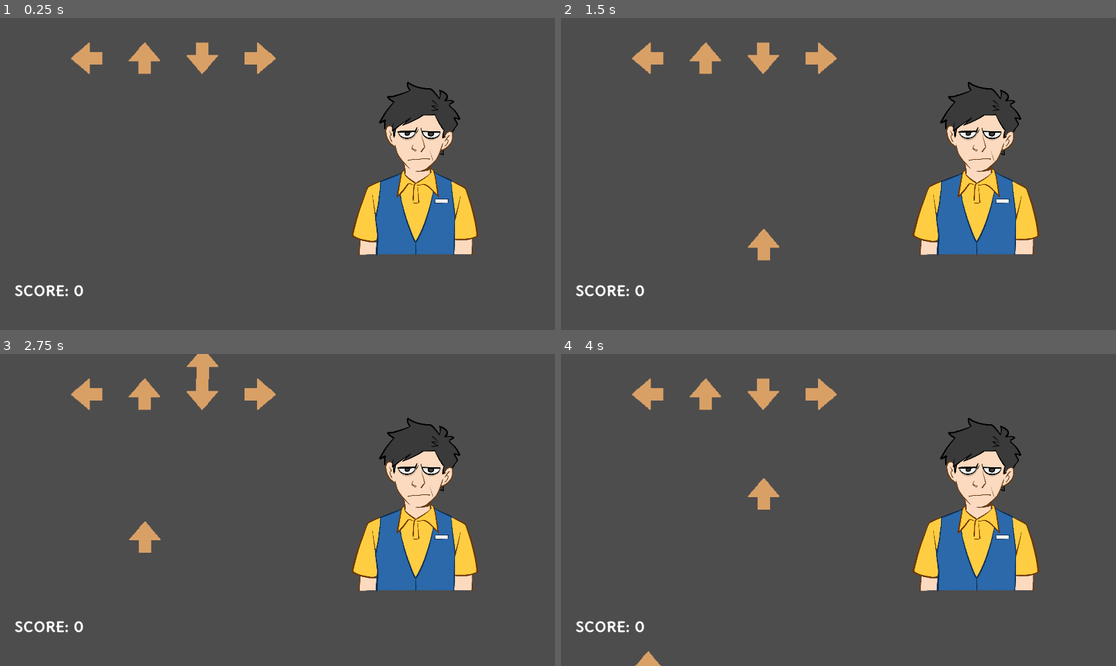
Above: before the commit, frames 1-4 (two rows, left to right).
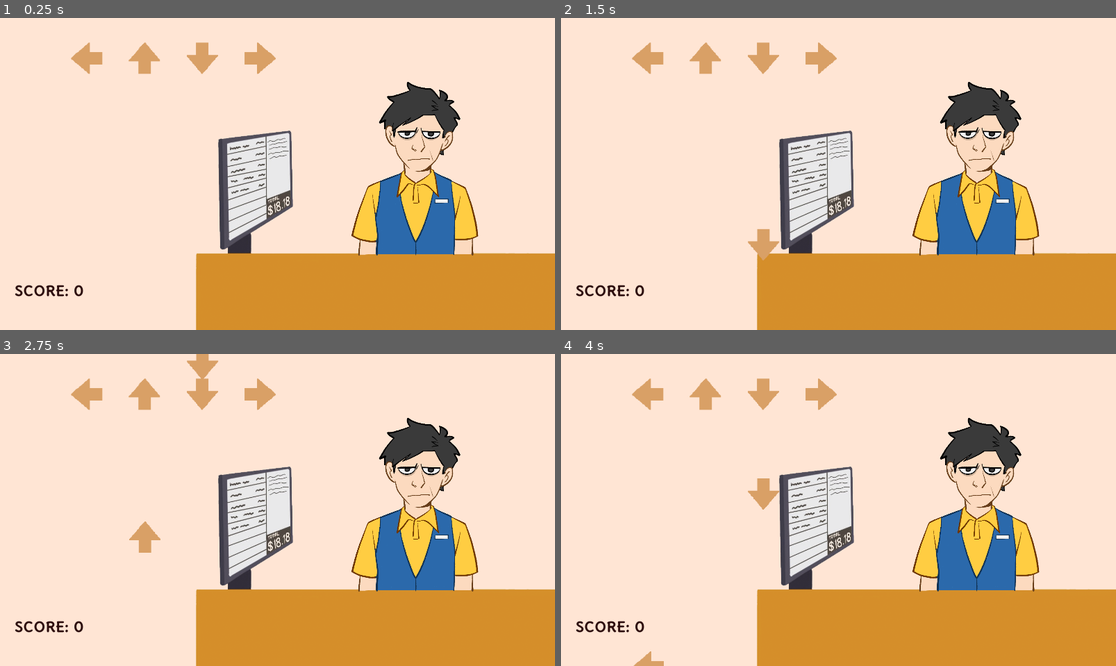
Above: after the commit, the same moments.

Repository: MichelleCDjunaidi/Karen_Simulator
Game: Godot game, scene res://scenes/game.tscn
Two runs of this game, one before a commit and one after it. Both use one fixed random seed, a clock stepped at 60 frames per second and the inputs below.
Inputs:
- Up to frame 1 (0.25 s): no input
- Up to frame 2 (1.5 s): tap Enter at 0.5 s
- Up to frame 3 (2.75 s): no input
- Up to frame 4 (4 s): no input

The runs differ from the first frame. In frame 1, 90% of the frame differs, in the area x 0-100%, y 0-100%; in frame 2, 90%; in frame 3, 90%; in frame 4, 90%.

Commit message:
fine tuning

Diff:
--- /dev/null
+++ b/scenes/ArrowNoteDown.tscn
@@ -0,0 +1,27 @@
+[gd_scene load_steps=5 format=3 uid="uid://mfvoet0qamed"]
+
+[ext_resource type="Script" path="res://scripts/ArrowNote.gd" id="1_2oc68"]
+[ext_resource type="Texture2D" uid="uid://ctlcwnr4nurqf" path="res://frames/arrow-down1.png" id="2_wkvdn"]
+
+[sub_resource type="SpriteFrames" id="SpriteFrames_uwbcj"]
+animations = [{
+"frames": [{
+"duration": 1.0,
+"texture": ExtResource("2_wkvdn")
+}],
+"loop": true,
+"name": &"default",
+"speed": 5.0
+}]
+
+[sub_resource type="RectangleShape2D" id="RectangleShape2D_maptk"]
+
+[node name="Area2D" type="Area2D"]
+script = ExtResource("1_2oc68")
+
+[node name="AnimatedSprite2D" type="AnimatedSprite2D" parent="."]
+sprite_frames = SubResource("SpriteFrames_uwbcj")
+
+[node name="CollisionShape2D" type="CollisionShape2D" parent="."]
+scale = Vector2(1.56332, 1.56332)
+shape = SubResource("RectangleShape2D_maptk")
--- /dev/null
+++ b/scenes/ArrowNoteLeft.tscn
@@ -0,0 +1,27 @@
+[gd_scene load_steps=5 format=3 uid="uid://cm4u4obj8c67d"]
+
+[ext_resource type="Script" path="res://scripts/ArrowNote.gd" id="1_qmiuy"]
+[ext_resource type="Texture2D" uid="uid://dcyfgrxhtikvc" path="res://frames/arrow-left1.png" id="2_wllus"]
+
+[sub_resource type="SpriteFrames" id="SpriteFrames_uwbcj"]
+animations = [{
+"frames": [{
+"duration": 1.0,
+"texture": ExtResource("2_wllus")
+}],
+"loop": true,
+"name": &"default",
+"speed": 5.0
+}]
+
+[sub_resource type="RectangleShape2D" id="RectangleShape2D_maptk"]
+
+[node name="Area2D" type="Area2D"]
+script = ExtResource("1_qmiuy")
+
+[node name="AnimatedSprite2D" type="AnimatedSprite2D" parent="."]
+sprite_frames = SubResource("SpriteFrames_uwbcj")
+
+[node name="CollisionShape2D" type="CollisionShape2D" parent="."]
+scale = Vector2(1.56332, 1.56332)
+shape = SubResource("RectangleShape2D_maptk")
--- /dev/null
+++ b/scenes/ArrowNoteRight.tscn
@@ -0,0 +1,27 @@
+[gd_scene load_steps=5 format=3 uid="uid://cjy7h2slkp01r"]
+
+[ext_resource type="Script" path="res://scripts/ArrowNote.gd" id="1_awfun"]
+[ext_resource type="Texture2D" uid="uid://bkjqvoxif2yt1" path="res://frames/arrow-right1.png" id="2_dkqi3"]
+
+[sub_resource type="SpriteFrames" id="SpriteFrames_uwbcj"]
+animations = [{
+"frames": [{
+"duration": 1.0,
+"texture": ExtResource("2_dkqi3")
+}],
+"loop": true,
+"name": &"default",
+"speed": 5.0
+}]
+
+[sub_resource type="RectangleShape2D" id="RectangleShape2D_maptk"]
+
+[node name="Area2D" type="Area2D"]
+script = ExtResource("1_awfun")
+
+[node name="AnimatedSprite2D" type="AnimatedSprite2D" parent="."]
+sprite_frames = SubResource("SpriteFrames_uwbcj")
+
+[node name="CollisionShape2D" type="CollisionShape2D" parent="."]
+scale = Vector2(1.56332, 1.56332)
+shape = SubResource("RectangleShape2D_maptk")
--- /dev/null
+++ b/scenes/ArrowNoteUp.tscn
@@ -0,0 +1,27 @@
+[gd_scene load_steps=5 format=3 uid="uid://bbby8rg5g6y4h"]
+
+[ext_resource type="Script" path="res://scripts/ArrowNote.gd" id="1_cjkgy"]
+[ext_resource type="Texture2D" uid="uid://bex1mf5tvp50i" path="res://frames/arrow-1.png" id="2_2intj"]
+
+[sub_resource type="SpriteFrames" id="SpriteFrames_uwbcj"]
+animations = [{
+"frames": [{
+"duration": 1.0,
+"texture": ExtResource("2_2intj")
+}],
+"loop": true,
+"name": &"default",
+"speed": 5.0
+}]
+
+[sub_resource type="RectangleShape2D" id="RectangleShape2D_maptk"]
+
+[node name="Area2D" type="Area2D"]
+script = ExtResource("1_cjkgy")
+
+[node name="AnimatedSprite2D" type="AnimatedSprite2D" parent="."]
+sprite_frames = SubResource("SpriteFrames_uwbcj")
+
+[node name="CollisionShape2D" type="CollisionShape2D" parent="."]
+scale = Vector2(1.56332, 1.56332)
+shape = SubResource("RectangleShape2D_maptk")
--- a/scenes/HUD.tscn
+++ b/scenes/HUD.tscn
@@ -11,6 +11,28 @@
 offset_top = 911.0
 offset_right = 111.0
 offset_bottom = 934.0
+theme_override_colors/font_color = Color(0.168627, 0.0470588, 0.0470588, 1)
 theme_override_fonts/font = ExtResource("1_hkh4o")
 theme_override_font_sizes/font_size = 50
 text = "SCORE: 0"
+
+[node name="Label2" type="Label" parent="."]
+offset_left = 801.0
+offset_top = 233.0
+offset_right = 1041.0
+offset_bottom = 298.0
+theme_override_colors/font_color = Color(0.211765, 0.0627451, 0.054902, 1)
+theme_override_fonts/font = ExtResource("1_hkh4o")
+theme_override_font_sizes/font_size = 50
+
+[node name="Button" type="Button" parent="."]
+visible = false
+offset_left = 960.0
+offset_top = 540.0
+offset_right = 1074.0
+offset_bottom = 571.0
+scale = Vector2(5, 5)
+theme_override_colors/font_color = Color(0, 0, 0, 1)
+text = "Restart Game"
+
+[connection signal="pressed" from="Button" to="." method="_on_button_pressed"]
--- a/scenes/game.tscn
+++ b/scenes/game.tscn
@@ -1,6 +1,7 @@
-[gd_scene load_steps=50 format=3 uid="uid://bggqbyyq5scir"]
+[gd_scene load_steps=52 format=3 uid="uid://bggqbyyq5scir"]
 
 [ext_resource type="Script" path="res://scripts/game.gd" id="1_hq0dr"]
+[ext_resource type="Texture2D" uid="uid://duwnskgknj21b" path="res://frames/unnamed (1).jpg" id="2_87c57"]
 [ext_resource type="PackedScene" uid="uid://bgix75oefke2t" path="res://scenes/ArrowNote.tscn" id="2_q5ynw"]
 [ext_resource type="PackedScene" uid="uid://cg6wutrk3vbhd" path="res://scenes/HUD.tscn" id="3_fgj27"]
 [ext_resource type="PackedScene" uid="uid://cx47ve3iv3u3l" path="res://scenes/ArrowSpawner.tscn" id="4_1cqob"]
@@ -27,6 +28,7 @@
 [ext_resource type="Texture2D" uid="uid://ba5c54bcf3jqy" path="res://frames/Karen2.png" id="19_q5vme"]
 [ext_resource type="Texture2D" uid="uid://cqhi2nk5dh0pi" path="res://frames/Karen3.png" id="20_1acb3"]
 [ext_resource type="AudioStream" uid="uid://dkbehhdme4lue" path="res://audio/rant_1.wav" id="22_ov4v7"]
+[ext_resource type="Texture2D" uid="uid://bmoiu0o2i60xt" path="res://frames/counter.png" id="23_mfka4"]
 [ext_resource type="AudioStream" uid="uid://cksy7mqphbgip" path="res://audio/worker_defeated.wav" id="23_okxjj"]
 [ext_resource type="AudioStream" uid="uid://b7wc3yqvh044e" path="res://audio/high_screech.wav" id="23_xr6wa"]
 
@@ -492,7 +494,7 @@
 "times": PackedFloat32Array(0),
 "transitions": PackedFloat32Array(1),
 "update": 0,
-"values": [Vector2(-1460.87, -97.5772)]
+"values": [Vector2(0, 0)]
 }
 tracks/14/type = "value"
 tracks/14/imported = false
@@ -730,6 +732,13 @@
 script = ExtResource("1_hq0dr")
 
 [node name="background_placeholder" type="Sprite2D" parent="."]
+position = Vector2(960, 540)
+texture = ExtResource("2_87c57")
+
+[node name="Desk" type="Sprite2D" parent="."]
+position = Vector2(960, 381)
+scale = Vector2(1, 1.29444)
+texture = ExtResource("23_mfka4")
 
 [node name="ArrowInstance" parent="." instance=ExtResource("2_q5ynw")]
 position = Vector2(0, 1)
@@ -800,7 +809,6 @@
 texture = ExtResource("20_1acb3")
 
 [node name="Mid" type="Sprite2D" parent="Karen"]
-position = Vector2(-1460.87, -97.5772)
 rotation = 0.00304652
 texture = ExtResource("18_3c4v7")
 
--- a/scripts/ArrowNote.gd
+++ b/scripts/ArrowNote.gd
@@ -23,4 +23,5 @@
 
 func hit(action):
 	$AnimatedSprite2D.visible = false
+	Animator.play("RESET")
 	Animator.play(action)
--- a/scripts/ArrowSpawner.gd
+++ b/scripts/ArrowSpawner.gd
@@ -1,6 +1,11 @@
 extends Node2D
 
-var arrow_path = preload("res://scenes/ArrowNote.tscn")
+var arrow_path
+var arrow_path_up = preload("res://scenes/ArrowNoteUp.tscn")
+var arrow_path_left = preload("res://scenes/ArrowNoteLeft.tscn")
+var arrow_path_right = preload("res://scenes/ArrowNoteRight.tscn")
+var arrow_path_down = preload("res://scenes/ArrowNoteDown.tscn")
+var dir
 
 # Called when the node enters the scene tree for the first time
 var wait_times = [2,3,4,5,6]
@@ -15,8 +20,17 @@
 	pass
 
 func _on_timer_timeout():
+	dir = randi() % 4
+	if dir == 0 :
+		arrow_path = arrow_path_left
+	elif dir == 1 :
+		arrow_path = arrow_path_up
+	elif dir == 2 :
+		arrow_path = arrow_path_down
+	elif dir == 3 :
+		arrow_path = arrow_path_right
 	var arrow = arrow_path.instantiate()
-	arrow.position = Vector2(x_coor_positions[randi() % 4],1080)
+	arrow.position = Vector2(x_coor_positions[dir],1080)
 	self.add_child(arrow)
 	$Timer.wait_time = wait_times[randi() % 4]/3
 	print($Timer.wait_time)
--- a/scripts/game.gd
+++ b/scripts/game.gd
@@ -19,13 +19,14 @@
 		$Worker_Parent/Worker.frame = 0
 	elif score < 10:
 		$Worker_Parent/Worker.frame = 1
-	elif score < 15:
+	elif score < 20:
 		$Worker_Parent/Worker.frame = 2
-	elif score < 20:
+	elif score < 30:
 		$Worker_Parent/Worker.frame = 3
 		$AnimationPlayer_Worker.play("GhostFloaty")
 	else:
 		game_end()
+		$HUD.gameOver(score)
 
 func game_end():
 	$AudioPlayer_Win.play()
--- a/scripts/hud.gd
+++ b/scripts/hud.gd
@@ -13,7 +13,7 @@
 func updateText(num):
 	$Label.text = "SCORE: " + str(num)
 
-func gameOver():
+func gameOver(score):
 	$Label.visible = false
 	$Label2.visible = true
 	$Label2.text = "You got kicked out! Final score: " + str(score)
Binary file added: frames/counter.png
Not shown, added: frames/counter.png.import
Binary file added: frames/shelf.png
Not shown, added: frames/shelf.png.import
Binary file added: frames/unnamed (1).jpg
Not shown, added: frames/unnamed (1).jpg.import
